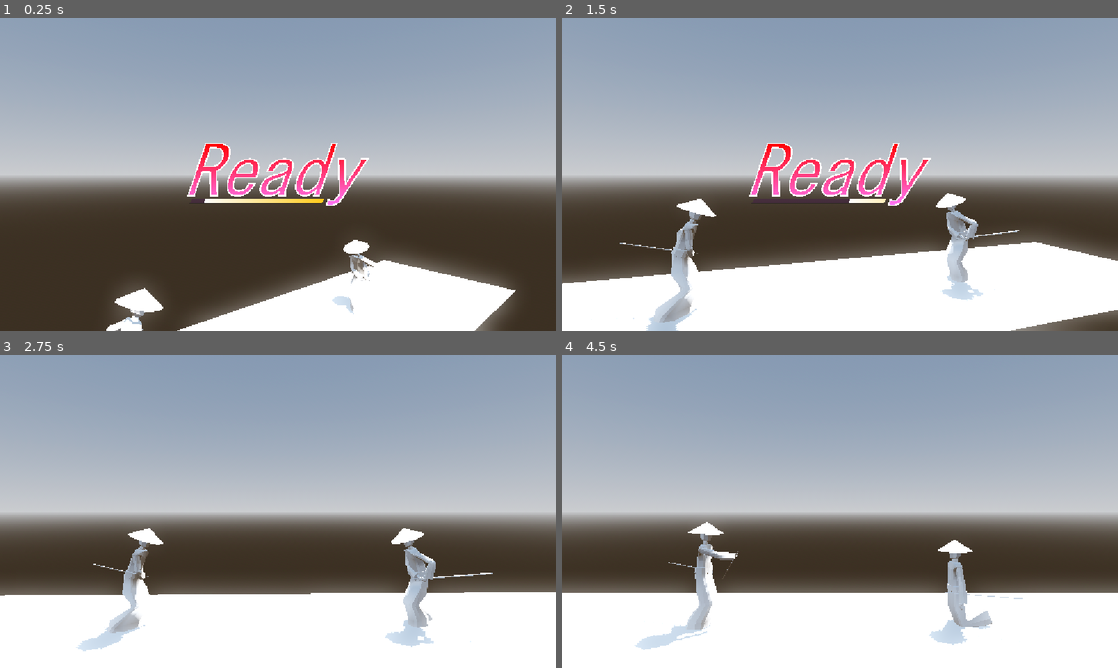
Above: before the commit, frames 1-4 (two rows, left to right).
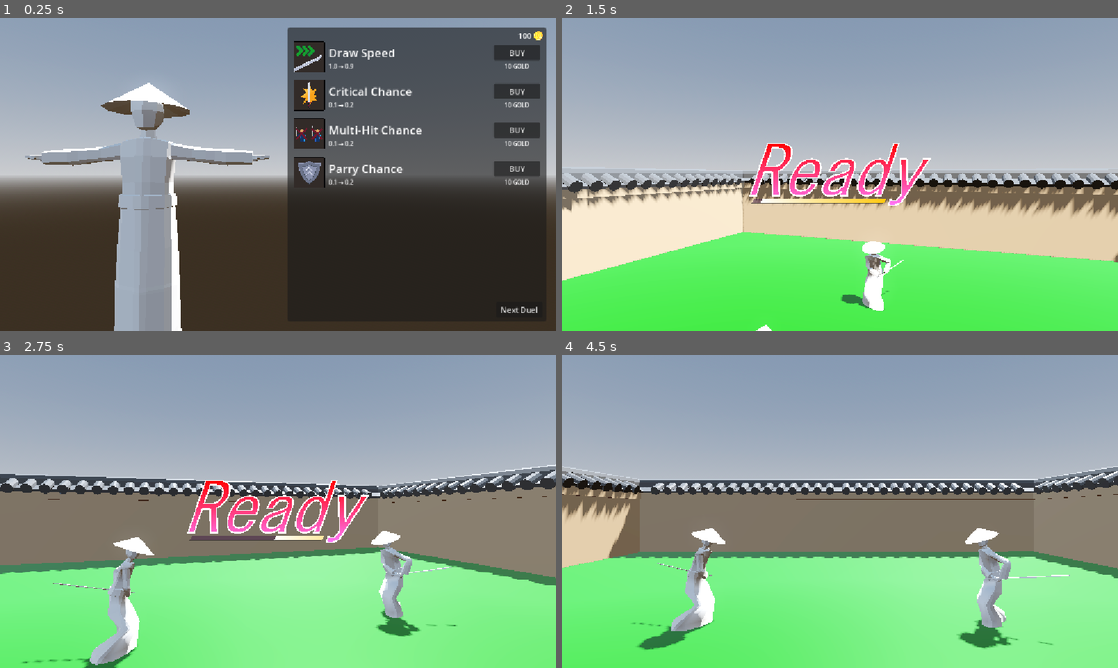
Above: after the commit, the same moments.

Repository: tylerastraub/MiniJam202
Game: Godot game, scene res://src/main.tscn
Two runs of this game, one before a commit and one after it. Both use one fixed random seed, a clock stepped at 60 frames per second and the inputs below.
Inputs (mouse positions are in pixels of both pictures, inside the frame that each line leads up to):
- Up to frame 1 (0.25 s): no input
- Up to frame 2 (1.5 s): click (1079, 52) at 0.5 s, where only the run after the commit has a clickable "BUY"; click (1079, 309) at 1.25 s, where only the run after the commit has a clickable "Next Duel"
- Up to frame 3 (2.75 s): no input
- Up to frame 4 (4.5 s): no input

The runs differ from the first frame. In frame 1, 49% of the frame differs, in the area x 4-99%, y 2-100%; in frame 2, 47%; in frame 3, 58%; in frame 4, 58%, in the area x 0-100%, y 35-100%.

Commit message:
Upgrade store

Diff:
--- /dev/null
+++ b/res/themes/store_theme.tres
@@ -0,0 +1,10 @@
+[gd_resource type="Theme" load_steps=3 format=3 uid="uid://chdy4l3l6ghjk"]
+
+[ext_resource type="FontFile" uid="uid://e4ouk7pa0f1g" path="res://res/fonts/vhs-gothic.ttf" id="1_fhx8b"]
+
+[sub_resource type="StyleBoxFlat" id="StyleBoxFlat_fhx8b"]
+draw_center = false
+
+[resource]
+default_font = ExtResource("1_fhx8b")
+Button/styles/focus = SubResource("StyleBoxFlat_fhx8b")
--- a/src/Duel/director.gd
+++ b/src/Duel/director.gd
@@ -81,3 +81,4 @@
 func _on_camera_spawned() -> void:
     if _round_state == RoundState.CAMERA_SPAWN:
         _round_state = RoundState.DUEL
+        print("begin duel")
--- a/src/Effects/camera_pivot.gd
+++ b/src/Effects/camera_pivot.gd
@@ -16,7 +16,6 @@
     _spawning = true
 
 func _physics_process(delta: float) -> void:
-    #print(rad_to_deg(rotation.y))
     _spawn_counter = lerpf(_spawn_counter, 1.0, _spawn_speed * delta)
     rotation.y = deg_to_rad(_spawn_counter * 360)
     position.y = STARTING_Y - STARTING_Y * _spawn_counter
--- a/src/Effects/ready_splash.gd
+++ b/src/Effects/ready_splash.gd
@@ -3,7 +3,7 @@
 class_name ReadySplash
 
 var _timer : float = 0.0
-var _load_time : float = 2.0
+var _load_time : float = 2.2
 @onready var _load_bar_starting_x : float = $Mask/ReadyLoadBar.position.x
 @onready var _load_bar_starting_size_x : float = $Mask/ReadyLoadBar.size.x
 
--- /dev/null
+++ b/src/GUI/upgrade_item.gd
@@ -0,0 +1,53 @@
+extends Control
+
+class_name UpgradeItem
+
+enum Type {
+    NOVAL = -1,
+    DRAW_SPEED,
+    CRITICAL_CHANCE,
+    MULTI_HIT_CHANCE,
+    PARRY_CHANCE,
+}
+
+signal upgradeBought(upgrade_item: UpgradeItem)
+
+var _type : Type = Type.NOVAL
+var _upgrade_from : float = 0.0
+var _upgrade_to : float = 0.0
+var _cost : int = 0
+var _gold_available : int = -1
+
+func _ready() -> void:
+    $BuyButton.pressed.connect(_on_buy_button_pressed)
+
+func set_type(type: Type) -> void:
+    _type = type
+    $Icon.region_rect.position.x = 64 * int(_type)
+    if _type == Type.DRAW_SPEED:
+        $UpgradeTypeLabel.text = "Draw Speed"
+    elif _type == Type.CRITICAL_CHANCE:
+        $UpgradeTypeLabel.text = "Critical Chance"
+    elif _type == Type.MULTI_HIT_CHANCE:
+        $UpgradeTypeLabel.text = "Multi-Hit Chance"
+    elif _type == Type.PARRY_CHANCE:
+        $UpgradeTypeLabel.text = "Parry Chance"
+    else:
+        $UpgradeTypeLabel.text = "NULL"
+
+func set_upgrade_amount(from: float, to: float) -> void:
+    _upgrade_from = from
+    _upgrade_to = to
+    $UpgradeAmountLabel.text = str(snappedf(from, 0.01)) + " → " + str(snappedf(to, 0.01))
+
+func set_cost(cost: int) -> void:
+    _cost = cost
+    $CostLabel.text = str(cost) + " GOLD"
+    $BuyButton.disabled = _gold_available < _cost
+
+func set_gold_available(gold_available: int) -> void:
+    _gold_available = gold_available
+    $BuyButton.disabled = _gold_available < _cost
+
+func _on_buy_button_pressed() -> void:
+    upgradeBought.emit(self)
--- /dev/null
+++ b/src/GUI/upgrade_item.tscn
@@ -0,0 +1,60 @@
+[gd_scene load_steps=4 format=3 uid="uid://ceoysbhimj0de"]
+
+[ext_resource type="Script" uid="uid://cbra4o7gq3cf7" path="res://src/GUI/upgrade_item.gd" id="1_15r2w"]
+[ext_resource type="Texture2D" uid="uid://dh4pppw5etgld" path="res://res/sprites/upgrade_icons.png" id="1_q26fp"]
+[ext_resource type="Theme" uid="uid://chdy4l3l6ghjk" path="res://res/themes/store_theme.tres" id="2_avqe2"]
+
+[node name="UpgradeItem" type="Control"]
+layout_mode = 3
+anchors_preset = 0
+offset_right = 526.0
+offset_bottom = 80.0
+script = ExtResource("1_15r2w")
+
+[node name="UpgradeTypeLabel" type="Label" parent="."]
+layout_mode = 0
+offset_left = 80.0
+offset_top = 8.0
+offset_right = 384.0
+offset_bottom = 56.0
+theme = ExtResource("2_avqe2")
+theme_override_font_sizes/font_size = 24
+text = "NULL"
+vertical_alignment = 1
+
+[node name="Icon" type="Sprite2D" parent="."]
+texture_filter = 1
+position = Vector2(40, 40)
+texture = ExtResource("1_q26fp")
+region_enabled = true
+region_rect = Rect2(0, 0, 64, 64)
+
+[node name="BuyButton" type="Button" parent="."]
+layout_mode = 0
+offset_left = 422.0
+offset_top = 16.0
+offset_right = 518.0
+offset_bottom = 48.0
+theme = ExtResource("2_avqe2")
+text = "BUY"
+
+[node name="CostLabel" type="Label" parent="."]
+layout_mode = 0
+offset_left = 422.0
+offset_top = 52.0
+offset_right = 518.0
+offset_bottom = 72.0
+theme = ExtResource("2_avqe2")
+theme_override_font_sizes/font_size = 12
+text = "0 GOLD"
+horizontal_alignment = 1
+
+[node name="UpgradeAmountLabel" type="Label" parent="."]
+layout_mode = 0
+offset_left = 80.0
+offset_top = 52.0
+offset_right = 384.0
+offset_bottom = 72.0
+theme = ExtResource("2_avqe2")
+theme_override_font_sizes/font_size = 12
+text = "0 → 1"
--- /dev/null
+++ b/src/game.gd
@@ -0,0 +1,15 @@
+extends Node3D
+
+class_name Game
+
+func set_player_stats(stats: DuelStats) -> void:
+    $Player._stats = stats
+
+func set_player_gold(gold: int) -> void:
+    $Player._gold = gold
+
+func get_player_stats() -> DuelStats:
+    return $Player._stats
+
+func get_player_gold() -> int:
+    return $Player._gold
--- a/src/game.tscn
+++ b/src/game.tscn
@@ -1,6 +1,8 @@
 [gd_scene load_steps=13 format=3 uid="uid://cppt812y26w4h"]
 
+[ext_resource type="Script" uid="uid://b04ms00mqxrfl" path="res://src/game.gd" id="1_cdx1q"]
 [ext_resource type="PackedScene" uid="uid://bjte3uss16tqe" path="res://src/player.tscn" id="1_wqvko"]
+[ext_resource type="PackedScene" uid="uid://dx5mbtp2jg4i2" path="res://res/models/courtyard.glb" id="2_4bcji"]
 [ext_resource type="Script" uid="uid://q6gs7ulvu8gr" path="res://src/Duel/director.gd" id="2_cdx1q"]
 [ext_resource type="Script" uid="uid://cqu6rpwkgcv8h" path="res://src/Effects/camera_pivot.gd" id="3_4bcji"]
 [ext_resource type="PackedScene" uid="uid://br16sg8547t7i" path="res://src/enemy.tscn" id="4_uktfx"]
@@ -21,13 +23,8 @@
 tonemap_mode = 2
 glow_enabled = true
 
-[sub_resource type="StandardMaterial3D" id="StandardMaterial3D_ts572"]
-
-[sub_resource type="PlaneMesh" id="PlaneMesh_aikvj"]
-material = SubResource("StandardMaterial3D_ts572")
-size = Vector2(14, 4)
-
 [node name="game" type="Node3D"]
+script = ExtResource("1_cdx1q")
 
 [node name="WorldEnvironment" type="WorldEnvironment" parent="."]
 environment = SubResource("Environment_a7soy")
@@ -38,8 +35,8 @@
 
 [node name="Level" type="Node3D" parent="."]
 
-[node name="floor" type="MeshInstance3D" parent="Level"]
-mesh = SubResource("PlaneMesh_aikvj")
+[node name="courtyard" parent="Level" instance=ExtResource("2_4bcji")]
+transform = Transform3D(2, 0, 0, 0, 2, 0, 0, 0, 2, 0, 0, 0)
 
 [node name="Player" parent="." instance=ExtResource("1_wqvko")]
 transform = Transform3D(-4.371139e-08, 0, -1, 0, 1, 0, 1, 0, -4.371139e-08, -2.5, 0, 0)
--- a/src/main.gd
+++ b/src/main.gd
@@ -1,10 +1,99 @@
 extends Node3D
 
 var _game_scene : PackedScene = preload("res://src/game.tscn")
+var _upgrade_store_scene : PackedScene = preload("res://src/upgrade_store.tscn")
+
+var _game : Game = null
+var _upgrade_store : UpgradeStore = null
+
+var _player_stats : DuelStats
+var _player_gold : int = 100
+
+var _upgrade_costs : Dictionary = {
+    UpgradeItem.Type.DRAW_SPEED : 10,
+    UpgradeItem.Type.CRITICAL_CHANCE : 10,
+    UpgradeItem.Type.MULTI_HIT_CHANCE : 10,
+    UpgradeItem.Type.PARRY_CHANCE : 10,
+}
+
+var _upgrade_levels : Dictionary = {
+    UpgradeItem.Type.DRAW_SPEED : 1.0,
+    UpgradeItem.Type.CRITICAL_CHANCE : 1.0,
+    UpgradeItem.Type.MULTI_HIT_CHANCE : 1.0,
+    UpgradeItem.Type.PARRY_CHANCE : 1.0,
+}
 
 func _input(_event: InputEvent) -> void:
     if Input.is_action_just_released("pause"):
         get_tree().quit()
 
 func _ready() -> void:
-    add_child(_game_scene.instantiate())
+    _player_stats = DuelStats.new()
+
+    _upgrade_store = _upgrade_store_scene.instantiate()
+    _upgrade_store.update_upgrade_item(
+        UpgradeItem.Type.DRAW_SPEED,
+        _player_stats.draw_time,
+        _player_stats.draw_time - 0.1,
+        get_upgrade_cost(UpgradeItem.Type.DRAW_SPEED),
+        _player_gold
+    )
+    _upgrade_store.update_upgrade_item(
+        UpgradeItem.Type.CRITICAL_CHANCE,
+        _player_stats.critical_chance,
+        _player_stats.critical_chance + 0.1,
+        get_upgrade_cost(UpgradeItem.Type.CRITICAL_CHANCE),
+        _player_gold
+    )
+    _upgrade_store.update_upgrade_item(
+        UpgradeItem.Type.MULTI_HIT_CHANCE,
+        _player_stats.multi_hit_chance,
+        _player_stats.multi_hit_chance + 0.1,
+        get_upgrade_cost(UpgradeItem.Type.MULTI_HIT_CHANCE),
+        _player_gold
+    )
+    _upgrade_store.update_upgrade_item(
+        UpgradeItem.Type.PARRY_CHANCE,
+        _player_stats.parry_chance,
+        _player_stats.parry_chance + 0.1,
+        get_upgrade_cost(UpgradeItem.Type.PARRY_CHANCE),
+        _player_gold
+    )
+
+    _upgrade_store.upgradeBought.connect(_on_upgrade_bought)
+    _upgrade_store.nextDuel.connect(_on_next_duel)
+
+    add_child(_upgrade_store)
+
+func get_upgrade_cost(type: UpgradeItem.Type) -> int:
+    return ceili(_upgrade_levels[type] * _upgrade_costs[type])
+
+func _on_upgrade_bought(type: UpgradeItem.Type, new_value: float, cost: int) -> void:
+    _player_gold -= cost
+    var coefficient : float = 1.0
+    if type == UpgradeItem.Type.DRAW_SPEED:
+        _player_stats.draw_time = new_value
+        coefficient = -1.0
+    elif type == UpgradeItem.Type.CRITICAL_CHANCE:
+        _player_stats.critical_chance = new_value
+    elif type == UpgradeItem.Type.MULTI_HIT_CHANCE:
+        _player_stats.multi_hit_chance = new_value
+    elif type == UpgradeItem.Type.PARRY_CHANCE:
+        _player_stats.parry_chance = new_value
+    _upgrade_levels[type] += 0.1
+    _upgrade_store.update_upgrade_item(
+        type,
+        new_value,
+        new_value + 0.1 * coefficient,
+        get_upgrade_cost(type),
+        _player_gold
+    )
+
+func _on_next_duel() -> void:
+    _game = _game_scene.instantiate()
+    _game.set_player_stats(_player_stats)
+    _game.set_player_gold(_player_gold)
+    add_child(_game)
+
+    remove_child(_upgrade_store)
+    _upgrade_store = null
--- a/src/player.gd
+++ b/src/player.gd
@@ -4,6 +4,7 @@
 
 var _shake : ShakeEffect
 
+var _stats : DuelStats
 var _ai : DuelAI
 
 @onready var _animation : AnimationTree = $AnimationTree
@@ -11,11 +12,14 @@
 var _hurt_counter : float = 0.0
 var _hurt_time : float = 0.5
 
+var _gold : int = 0
+
 func _init() -> void:
     _shake = ShakeEffect.new()
     _ai = DuelAI.new()
-    var stats : DuelStats = DuelStats.new()
-    _ai.ai_init(stats)
+
+func _ready() -> void:
+    _ai.ai_init(_stats)
 
 func _physics_process(delta: float) -> void:
     var coefficient : float = 1.0 if randi() % 2 else -1.0
--- /dev/null
+++ b/src/upgrade_store.gd
@@ -0,0 +1,44 @@
+extends Node3D
+
+class_name UpgradeStore
+
+signal upgradeBought(type: UpgradeItem.Type, new_value: float, cost: int)
+signal nextDuel()
+
+var _upgrade_item_scene : PackedScene = preload("res://src/GUI/upgrade_item.tscn")
+
+var _upgrade_items : Array[UpgradeItem] = []
+
+var _gold : int = 0
+
+func _ready() -> void:
+    $CanvasLayer/MarginContainer/StorePanel/NextDuelButton.pressed.connect(_on_next_duel_pressed)
+
+func update_upgrade_item(type: UpgradeItem.Type, from: float, to: float, cost: int, gold_available: int) -> void:
+    var upgrade_item : UpgradeItem = null
+    for ui in _upgrade_items:
+        if ui._type == type:
+            upgrade_item = ui
+            break
+    if upgrade_item == null:
+        upgrade_item = _upgrade_item_scene.instantiate()
+    upgrade_item.set_type(type)
+    upgrade_item.set_upgrade_amount(from, to)
+    upgrade_item.set_cost(cost)
+    upgrade_item.set_gold_available(gold_available)
+    if _upgrade_items.find(upgrade_item) == -1:
+        upgrade_item.position.y = _upgrade_items.size() * upgrade_item.size.y
+        upgrade_item.upgradeBought.connect(_on_upgrade_bought)
+        _upgrade_items.push_back(upgrade_item)
+        $CanvasLayer/MarginContainer/StorePanel/UpgradeItems.add_child(upgrade_item)
+    _gold = gold_available
+    $CanvasLayer/MarginContainer/StorePanel/GoldLabel.text = str(_gold)
+
+func _on_upgrade_bought(upgrade_item: UpgradeItem) -> void:
+    _gold -= upgrade_item._cost
+    upgradeBought.emit(upgrade_item._type, upgrade_item._upgrade_to, upgrade_item._cost)
+    for ui in _upgrade_items:
+        ui.set_gold_available(_gold)
+
+func _on_next_duel_pressed() -> void:
+    nextDuel.emit()
--- a/src/upgrade_store.tscn
+++ b/src/upgrade_store.tscn
@@ -1,3 +1,124 @@
-[gd_scene format=3 uid="uid://c14q3gfvigjtf"]
+[gd_scene load_steps=9 format=3 uid="uid://c14q3gfvigjtf"]
+
+[ext_resource type="Script" uid="uid://digc2c6f11jqi" path="res://src/upgrade_store.gd" id="1_fofkg"]
+[ext_resource type="PackedScene" uid="uid://dml8aua0as0nb" path="res://res/models/samurai.glb" id="1_jcm6l"]
+[ext_resource type="Theme" uid="uid://chdy4l3l6ghjk" path="res://res/themes/store_theme.tres" id="3_66wd1"]
+[ext_resource type="Texture2D" uid="uid://3ilpd4gb8gqv" path="res://res/sprites/gold.png" id="4_u67nv"]
+
+[sub_resource type="ProceduralSkyMaterial" id="ProceduralSkyMaterial_jcm6l"]
+sky_horizon_color = Color(0.66224277, 0.6717428, 0.6867428, 1)
+ground_horizon_color = Color(0.66224277, 0.6717428, 0.6867428, 1)
+
+[sub_resource type="Sky" id="Sky_fofkg"]
+sky_material = SubResource("ProceduralSkyMaterial_jcm6l")
+
+[sub_resource type="Environment" id="Environment_66wd1"]
+background_mode = 2
+sky = SubResource("Sky_fofkg")
+tonemap_mode = 2
+glow_enabled = true
+
+[sub_resource type="StyleBoxFlat" id="StyleBoxFlat_jcm6l"]
+content_margin_left = 5.0
+content_margin_top = 5.0
+content_margin_right = 5.0
+content_margin_bottom = 5.0
+bg_color = Color(0.101960786, 0.101960786, 0.101960786, 0.60784316)
+corner_radius_top_left = 5
+corner_radius_top_right = 5
+corner_radius_bottom_right = 5
+corner_radius_bottom_left = 5
+corner_detail = 5
 
 [node name="UpgradeStore" type="Node3D"]
+script = ExtResource("1_fofkg")
+
+[node name="WorldEnvironment" type="WorldEnvironment" parent="."]
+environment = SubResource("Environment_66wd1")
+
+[node name="DirectionalLight3D" type="DirectionalLight3D" parent="."]
+transform = Transform3D(-0.8660254, -0.43301278, 0.25, 0, 0.49999997, 0.86602545, -0.50000006, 0.75, -0.43301266, 0, 0, 0)
+shadow_enabled = true
+
+[node name="Camera3D" type="Camera3D" parent="."]
+transform = Transform3D(1, 0, 0, 0, 1, 0, 0, 0, 1, 0.94024885, 1.2296646, 2.2308235)
+fov = 54.0
+
+[node name="samurai2" parent="." instance=ExtResource("1_jcm6l")]
+transform = Transform3D(-1, 0, -8.742278e-08, 0, 1, 0, 8.742278e-08, 0, -1, 0, 0, 0)
+
+[node name="CanvasLayer" type="CanvasLayer" parent="."]
+
+[node name="MarginContainer" type="MarginContainer" parent="CanvasLayer"]
+anchors_preset = 6
+anchor_left = 1.0
+anchor_top = 0.5
+anchor_right = 1.0
+anchor_bottom = 0.5
+offset_left = -576.0
+offset_top = -324.0
+offset_bottom = 324.0
+grow_horizontal = 0
+grow_vertical = 2
+theme_override_constants/margin_left = 20
+theme_override_constants/margin_top = 20
+theme_override_constants/margin_right = 20
+theme_override_constants/margin_bottom = 20
+
+[node name="StorePanel" type="Panel" parent="CanvasLayer/MarginContainer"]
+layout_mode = 2
+theme_override_styles/panel = SubResource("StyleBoxFlat_jcm6l")
+
+[node name="NextDuelButton" type="Button" parent="CanvasLayer/MarginContainer/StorePanel"]
+layout_mode = 1
+anchors_preset = 3
+anchor_left = 1.0
+anchor_top = 1.0
+anchor_right = 1.0
+anchor_bottom = 1.0
+offset_left = -104.0
+offset_top = -40.0
+offset_right = -8.0
+offset_bottom = -8.0
+grow_horizontal = 0
+grow_vertical = 0
+theme = ExtResource("3_66wd1")
+text = "Next Duel"
+
+[node name="UpgradeItems" type="Control" parent="CanvasLayer/MarginContainer/StorePanel"]
+layout_mode = 1
+anchors_preset = 10
+anchor_right = 1.0
+offset_left = 5.0
+offset_top = 20.0
+offset_right = -5.0
+offset_bottom = 276.0
+grow_horizontal = 2
+
+[node name="GoldIcon" type="TextureRect" parent="CanvasLayer/MarginContainer/StorePanel"]
+texture_filter = 1
+layout_mode = 1
+anchors_preset = 1
+anchor_left = 1.0
+anchor_right = 1.0
+offset_left = -28.0
+offset_top = 5.0
+offset_right = -5.0
+offset_bottom = 28.0
+grow_horizontal = 0
+texture = ExtResource("4_u67nv")
+
+[node name="GoldLabel" type="Label" parent="CanvasLayer/MarginContainer/StorePanel"]
+layout_mode = 1
+anchors_preset = 1
+anchor_left = 1.0
+anchor_right = 1.0
+offset_left = -531.0
+offset_top = 5.0
+offset_right = -31.0
+offset_bottom = 28.0
+grow_horizontal = 0
+theme = ExtResource("3_66wd1")
+text = "0"
+horizontal_alignment = 2
+vertical_alignment = 1
Binary file added: res/models/courtyard.glb
Binary file added: res/models/courtyard_ImphenziaPalette02-Albedo.png
Binary file added: res/sprites/gold.png
Binary file added: res/sprites/upgrade_icons.png
